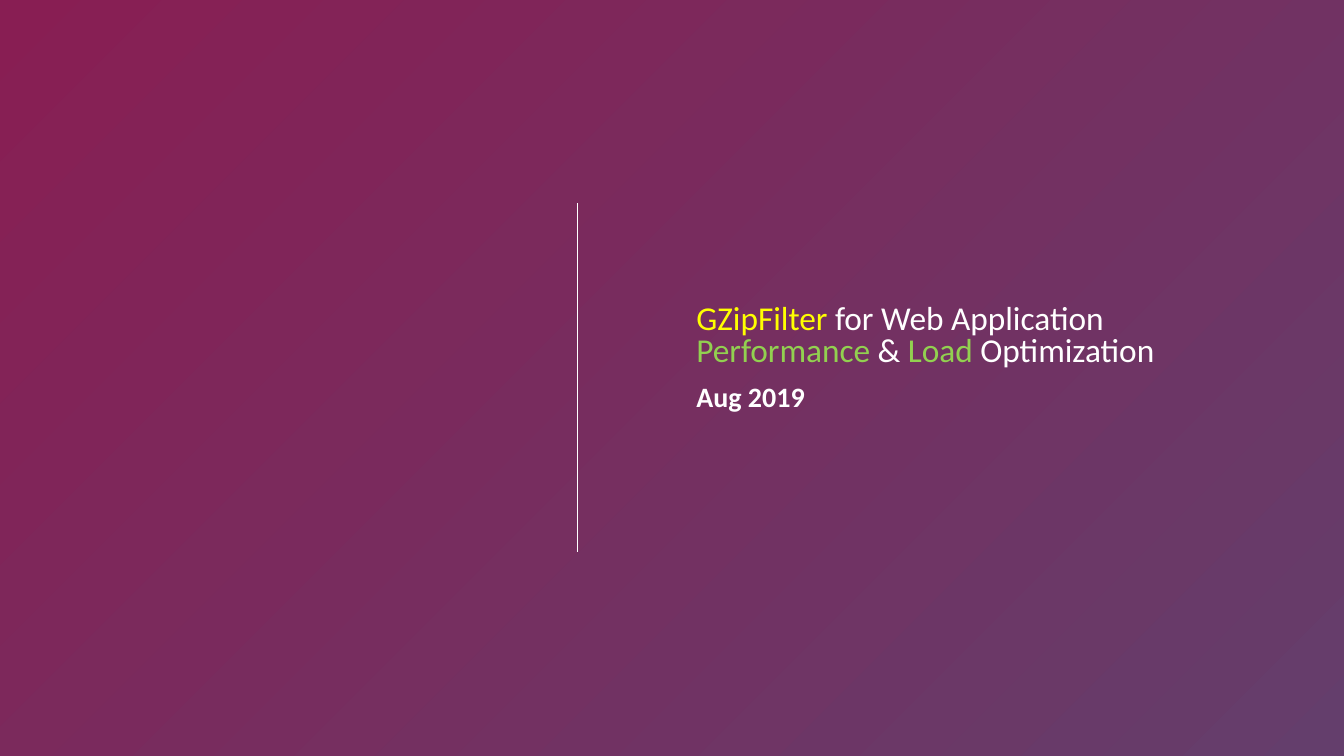
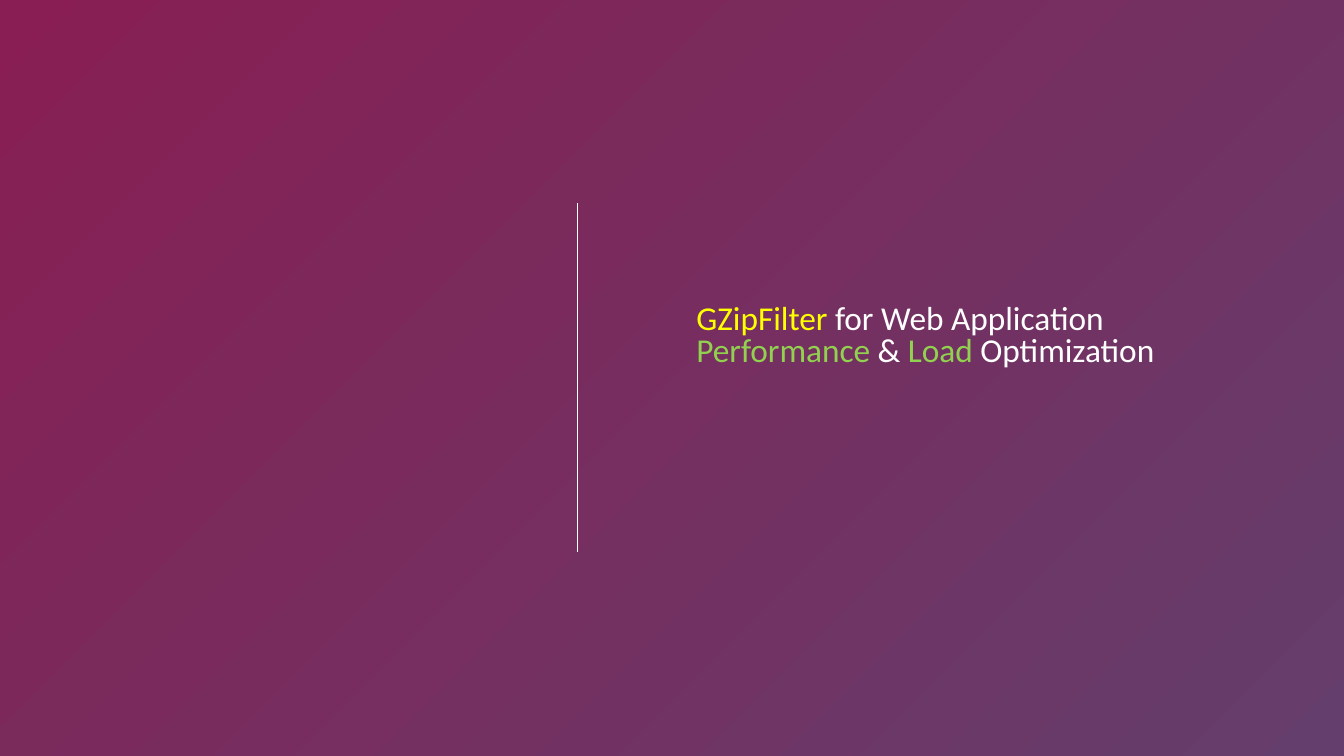
Before and after one commit to aruljain/my-reference-docs, a slide deck: slide 1 of misc docs/GZipFilter.pptx. Drawn at 1344x756 pixels with LibreOffice and Linux fonts; fonts in the diff are those of the drawing; background and template pictures are left out. Boxes give left, top, right and bottom in pixels: in the first picture for what was removed or moved away, otherwise in the second. Text is boxed around its words. In the diff, an @@ line names an element or a change of style, - is before the commit and + after.

```diff
--- a/misc docs/GZipFilter.pptx
+++ b/misc docs/GZipFilter.pptx
@@ text removed at <box>696,388,805,412</box> @@
-Aug 2019
```
Also in this commit, not shown: 25 other files.
